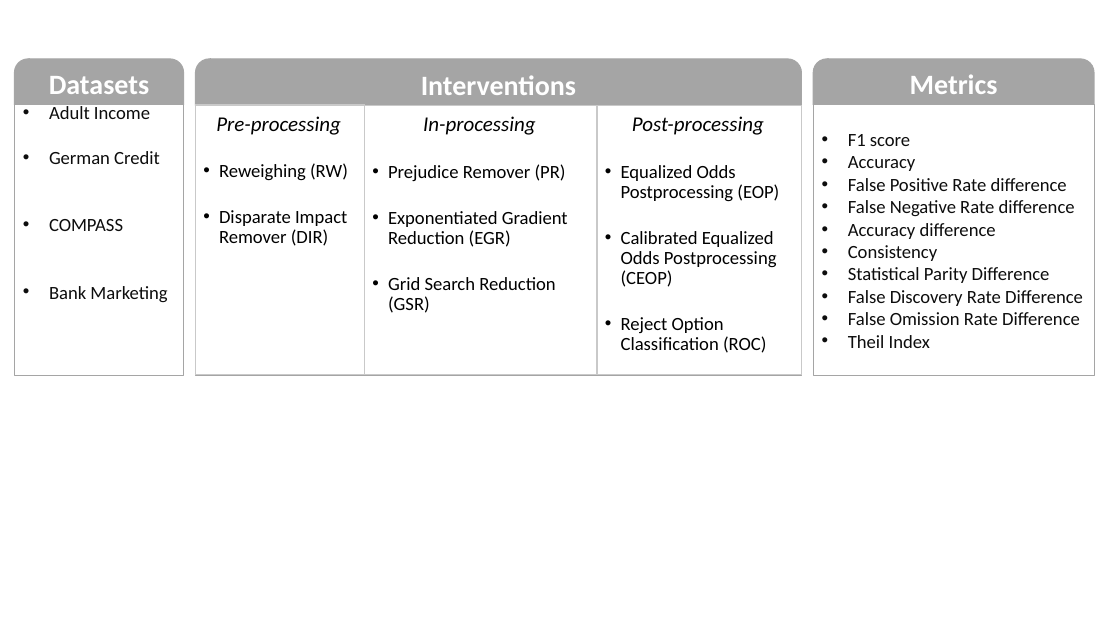
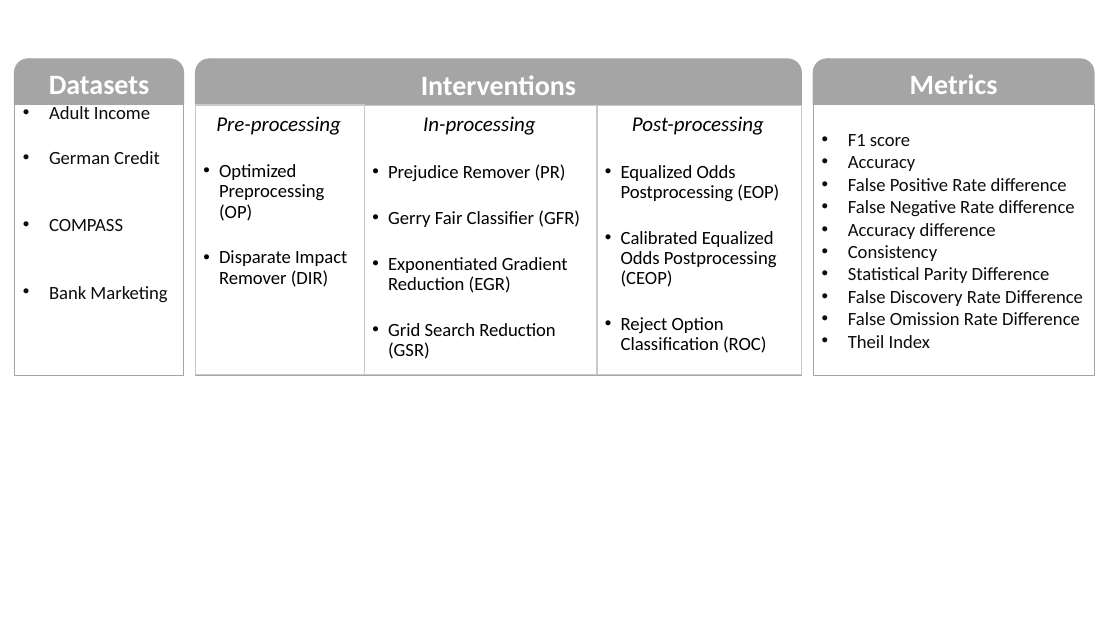
Before and after one commit to bhavyaghai/Cascaded-Debiasing, a slide deck: slide 2 of figures/cascade figures.pptx. Drawn at 1120x630 pixels with LibreOffice and Linux fonts; fonts in the diff are those of the drawing. Boxes give left, top, right and bottom in pixels: in the first picture for what was removed or moved away, otherwise in the second. Text is boxed around its words. In the diff, an @@ line names an element or a change of style, - is before the commit and + after.

```diff
--- a/figures/cascade figures.pptx
+++ b/figures/cascade figures.pptx
@@ text in freeform shape at (219, 164, 324, 221): text changed @@
-  • Reweighing (RW)
+  • Optimized Preprocessing (OP)
@@ text in freeform shape at (388, 210, 580, 227): paragraph added @@
+  • Gerry Fair Classifier (GFR)
```
Also in this commit, not shown: 7 other files.
